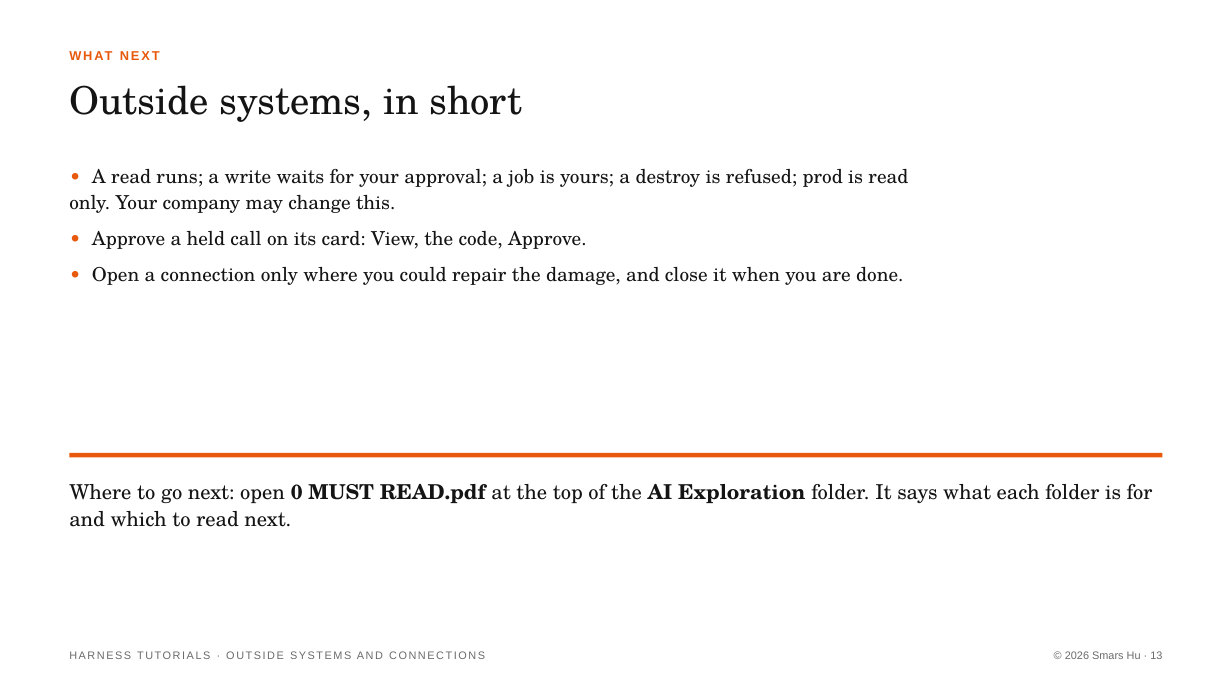
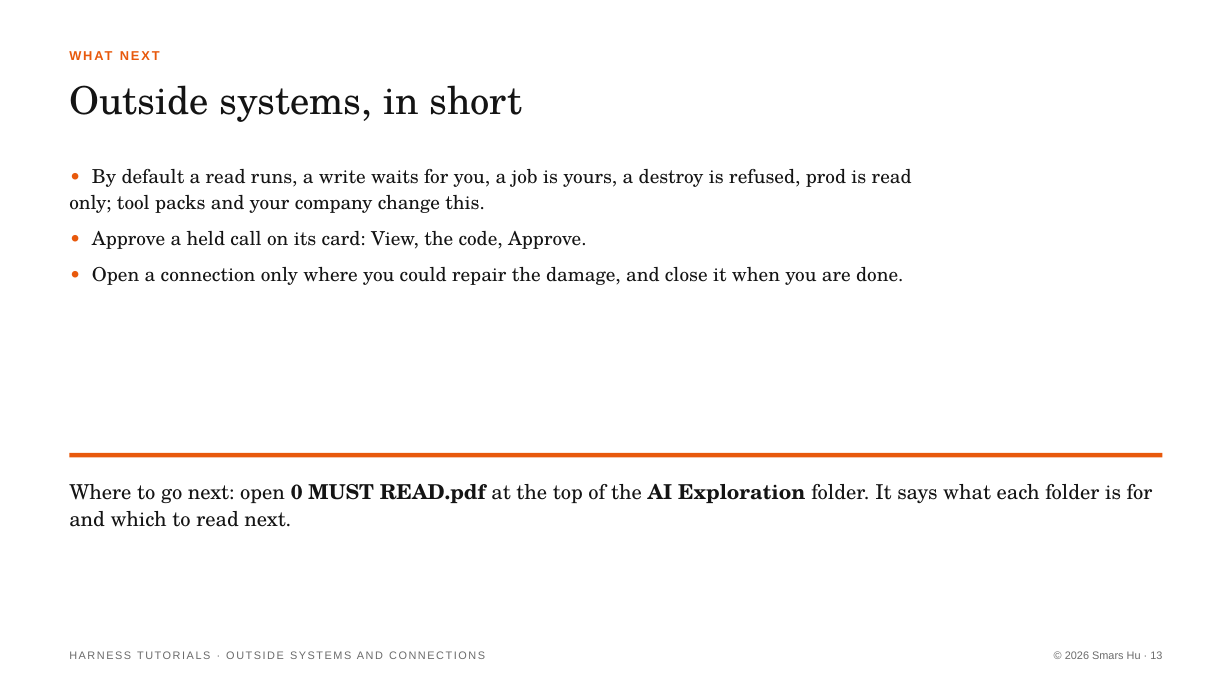
Before and after one commit to Smars-Bin-Hu/ai-exploration, a slide deck: slide 13 of source/tutorials/4_outside.pptx. Drawn at 1232x693 pixels with LibreOffice and Linux fonts; fonts in the diff are those of the drawing. Boxes give left, top, right and bottom in pixels: in the first picture for what was removed or moved away, otherwise in the second. Text is boxed around its words. In the diff, an @@ line names an element or a change of style, - is before the commit and + after.

```diff
--- a/source/tutorials/4_outside.pptx
+++ b/source/tutorials/4_outside.pptx
@@ text at (69,169,912,213): text changed @@
-• A read runs; a write waits for your approval; a job is yours; a destroy is refused; prod is read only. Your company may change this.
+• By default a read runs, a write waits for you, a job is yours, a destroy is refused, prod is read only; tool packs and your company change this.
```
Also in this commit, not shown: 6 other slides changed, 2 other files.
